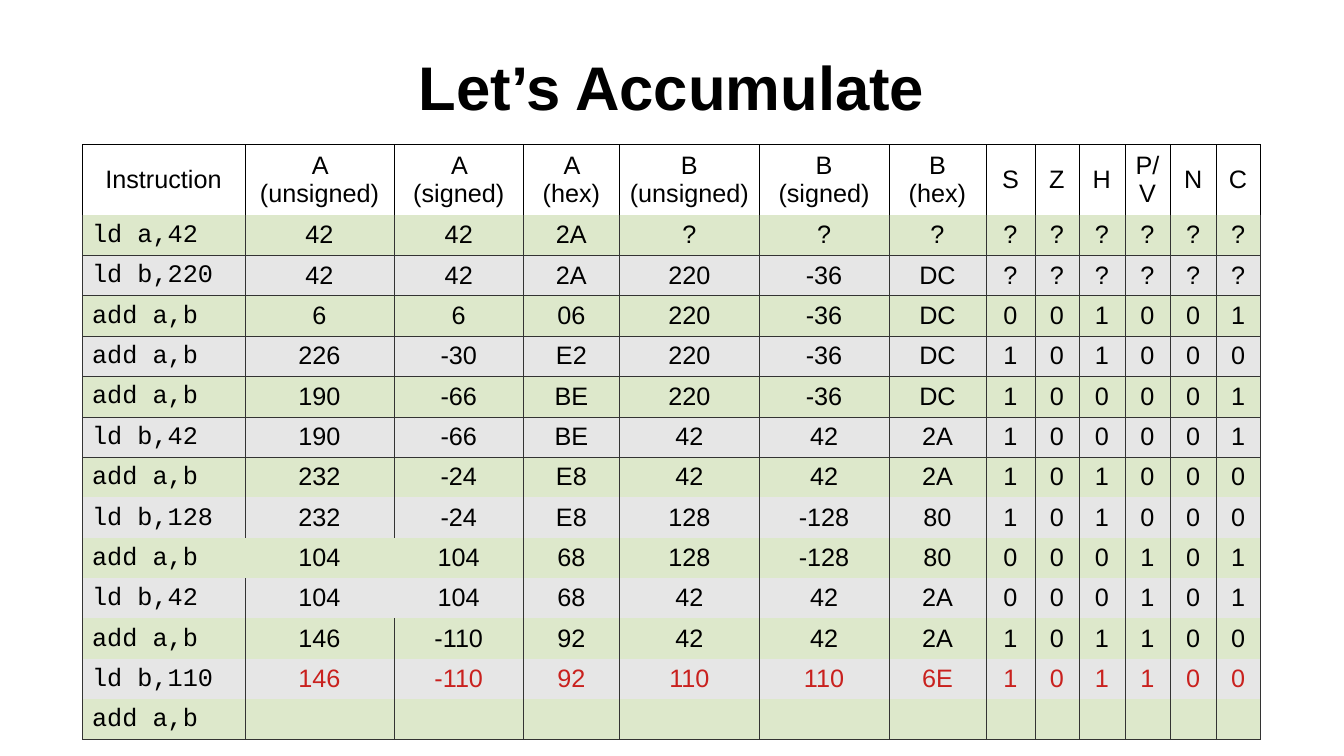
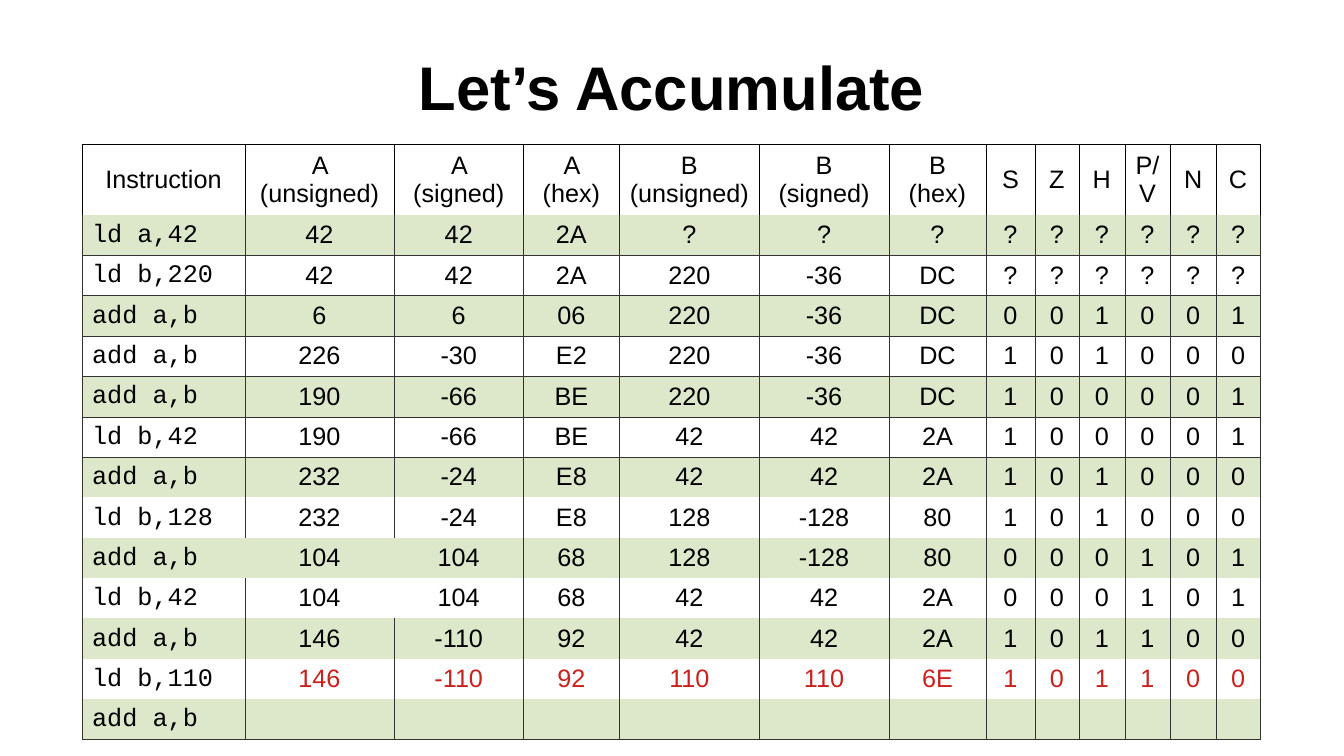
Before and after one commit to SlithyMatt/zxs-assembly-tutorial, a slide deck: slide 17 of Lesson5/Lesson5.odp. Drawn at 1344x756 pixels with LibreOffice and Linux fonts; fonts in the diff are those of the drawing. Boxes give left, top, right and bottom in pixels: in the first picture for what was removed or moved away, otherwise in the second. Text is boxed around its words. In the diff, an @@ line names an element or a change of style, - is before the commit and + after.

```diff
--- a/Lesson5/Lesson5.odp
+++ b/Lesson5/Lesson5.odp
@@ table at (82,144,1258,735) @@
@@ fill #E6E6E6 to none in 78 cells @@
```
Also in this commit, not shown: 31 other slides changed, 1 other file.
